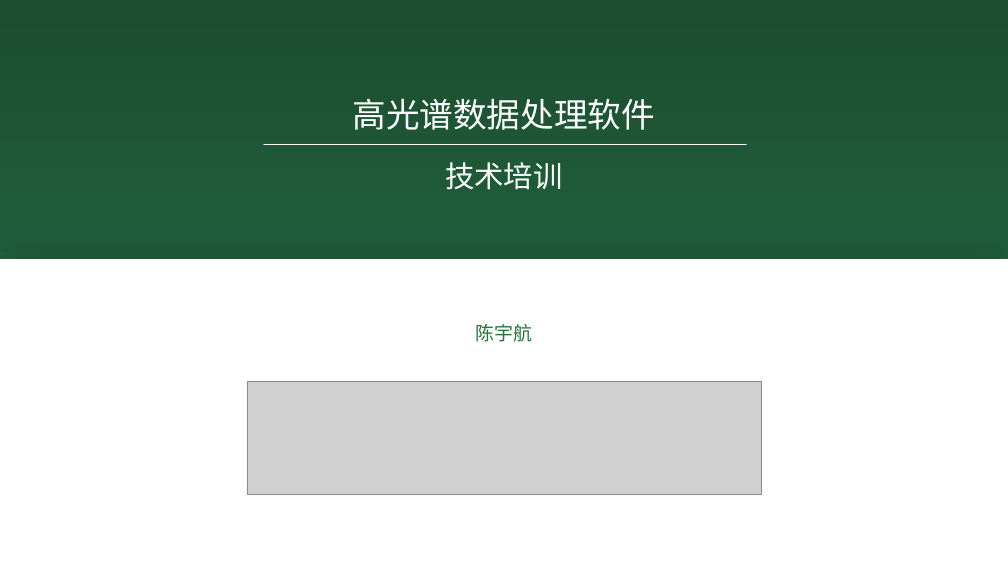
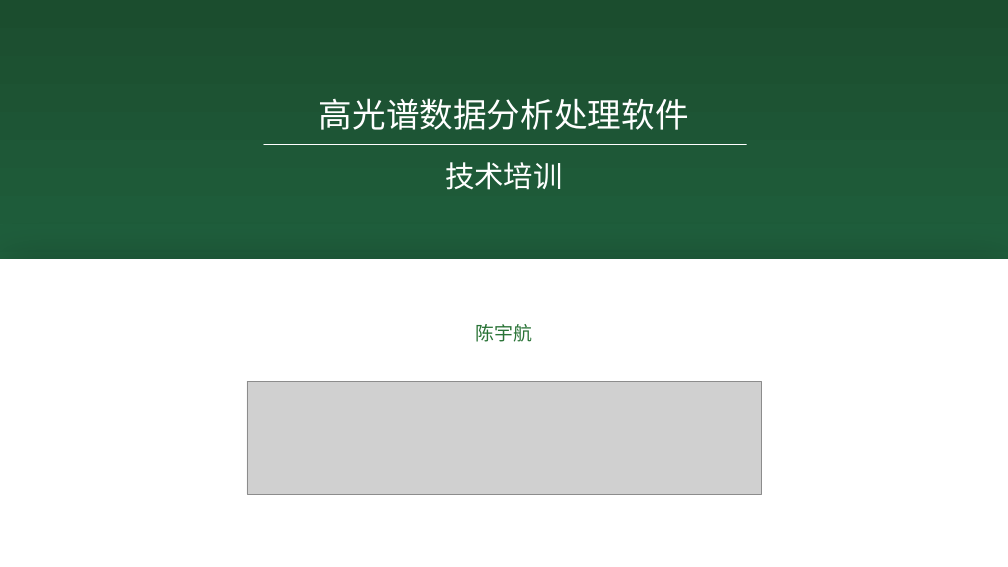
Before and after one commit to InfiniteTree/HSI-Data-Processing, a slide deck: slide 1 of Documents/HS.pptx. Drawn at 1008x567 pixels with LibreOffice and Linux fonts; fonts in the diff are those of the drawing; grey boxes stand for pictures. Boxes give left, top, right and bottom in pixels: in the first picture for what was removed or moved away, otherwise in the second. Text is boxed around its words. In the diff, an @@ line names an element or a change of style, - is before the commit and + after.

```diff
--- a/Documents/HS.pptx
+++ b/Documents/HS.pptx
@@ text at box(319, 98, 689, 130): text changed @@
-高光谱数据处理软件
+高光谱数据分析处理软件
```
Also in this commit, not shown: 2 other slides changed, 1 slide added, 1 slide removed, 16 other files.
